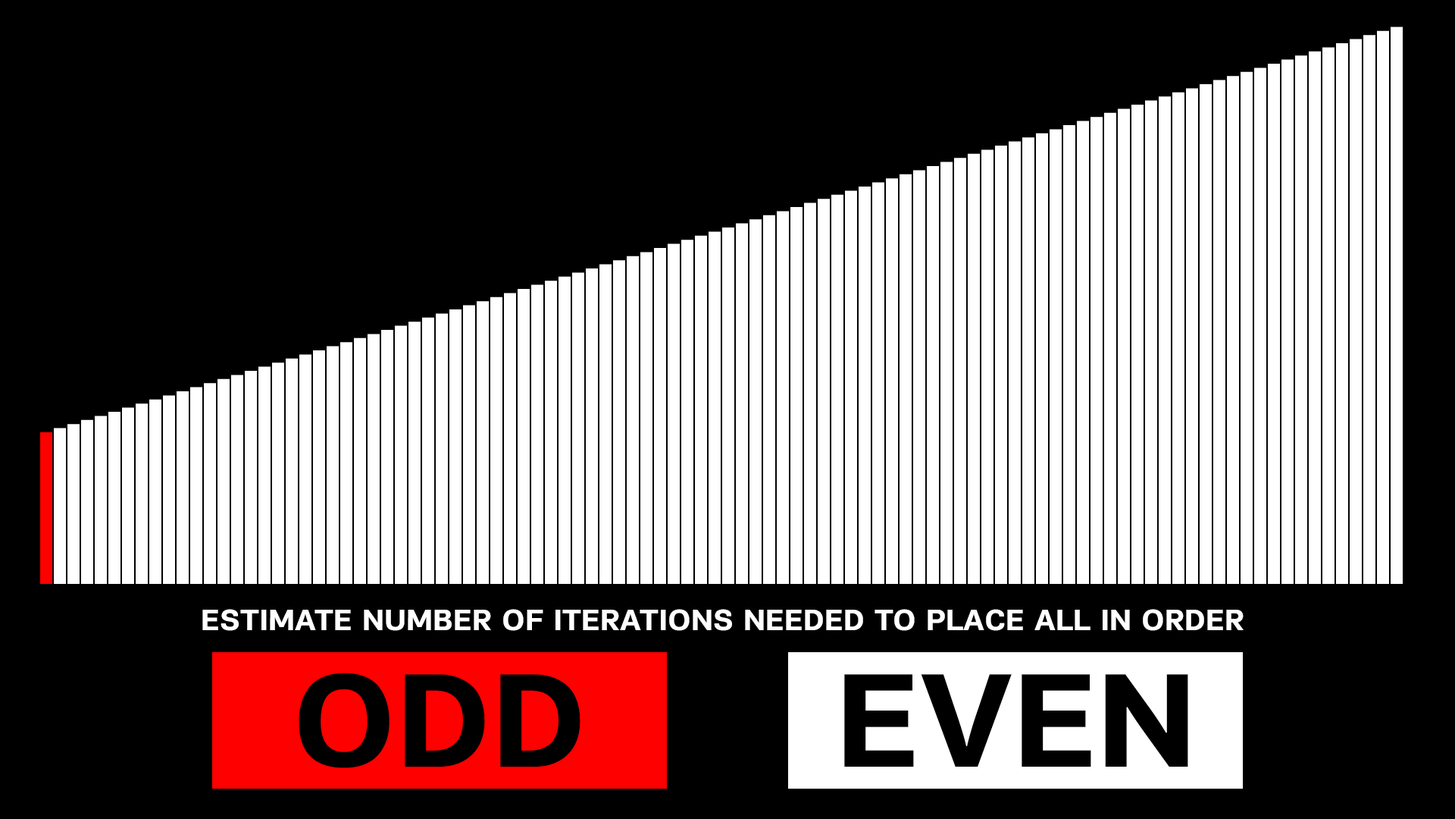
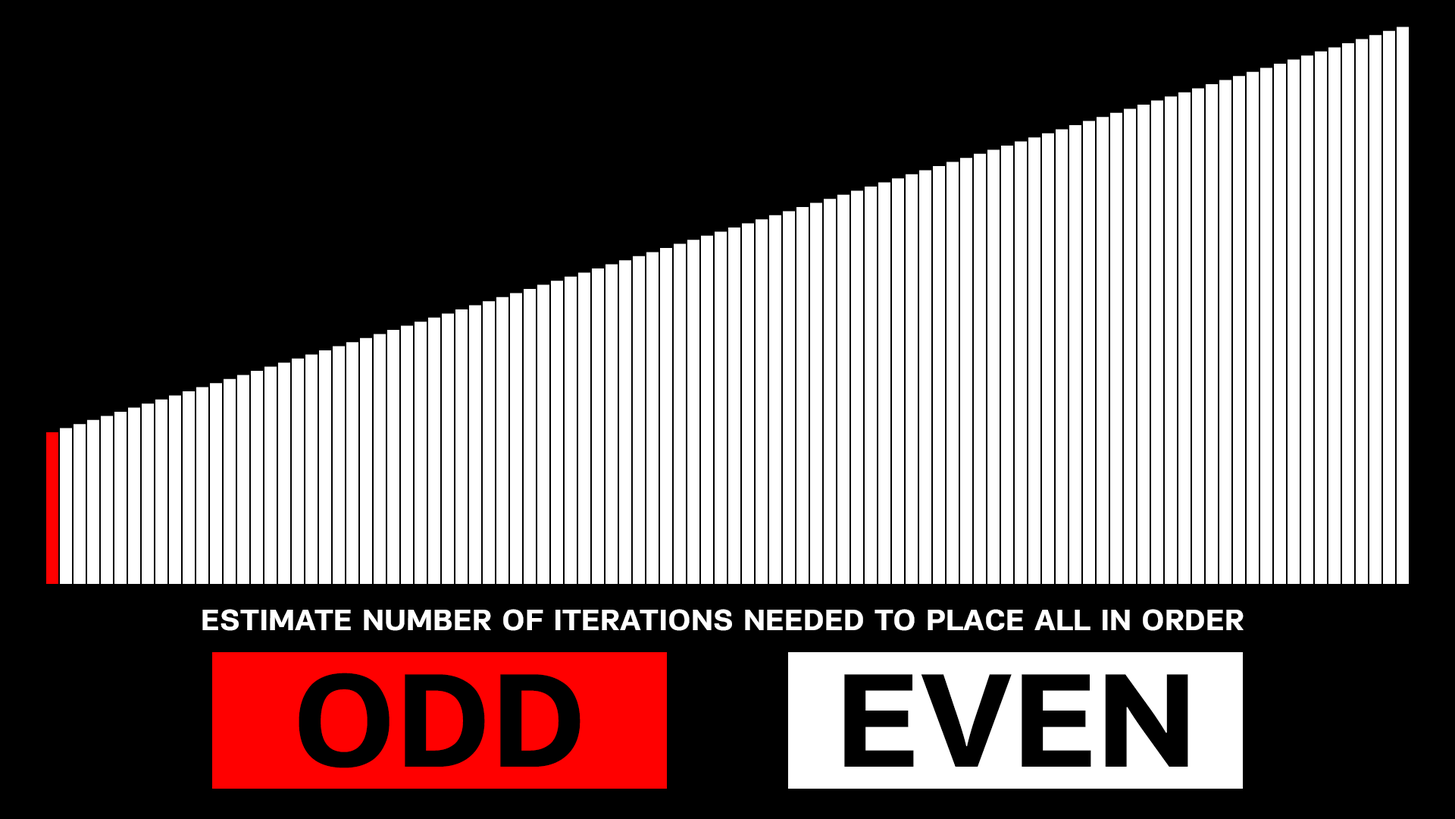
Revision of a layered w=1455, h=819 image; what changed, layer by layer:
renamed "bars" to "Layer 2", painted on it, masked it over [40, 26, 1410, 584]
